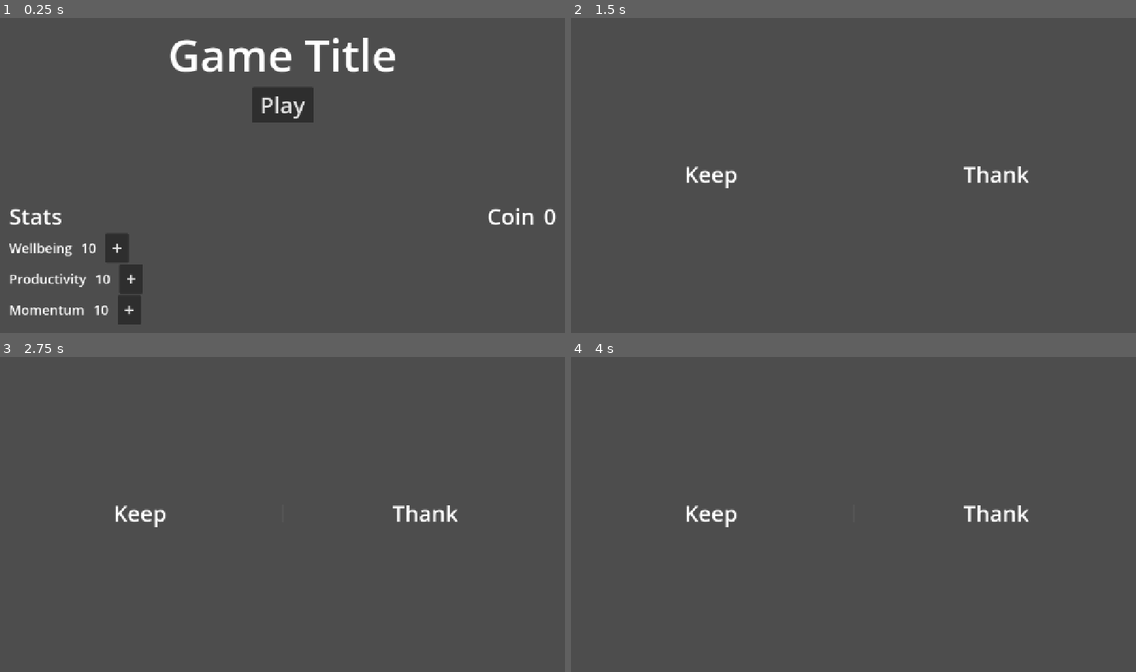
Above: before the commit, frames 1-4 (two rows, left to right).
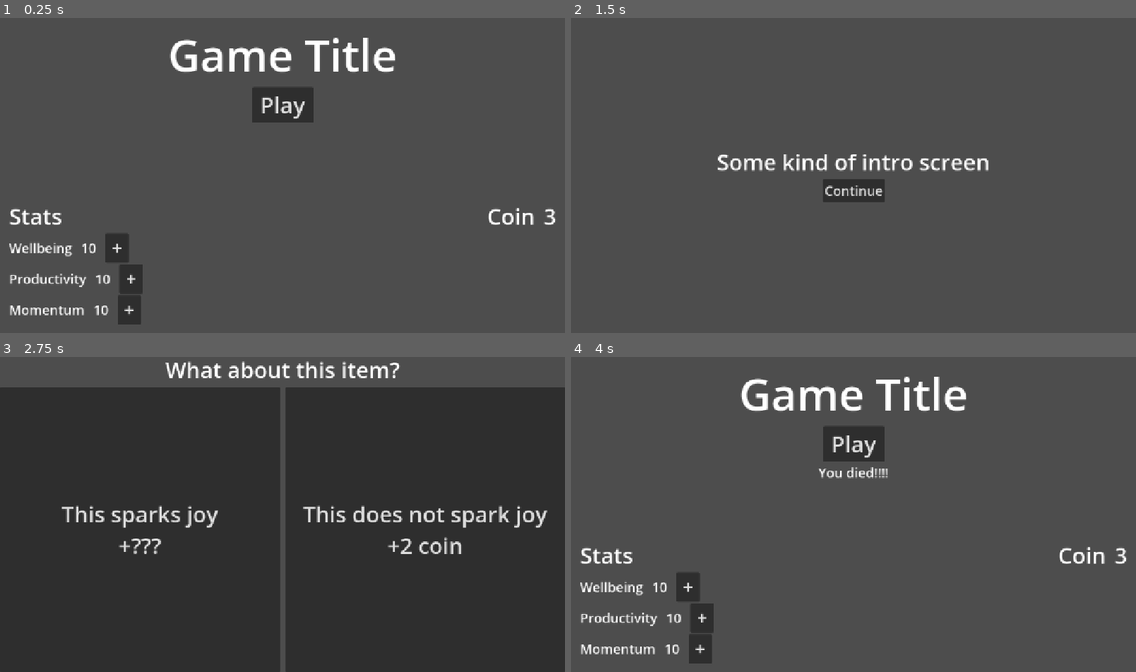
Above: after the commit, the same moments.

Repository: peabnuts123/2025-pb-and-jam
Game: Godot game, scene res://scenes/menu.tscn
The game is run twice, just before and just after one commit, with the same random seed, the same clock (stepped at 60 frames per second) and the same inputs. Before the commit the project starts from res://scenes/main.tscn.
Inputs (mouse positions are in pixels of both pictures, inside the frame that each line leads up to):
- Up to frame 1 (0.25 s): no input
- Up to frame 2 (1.5 s): click "+" at 0.5 s; click "Play" at 1.25 s
- Up to frame 3 (2.75 s): click (282, 530) at 2 s, where only the run after the commit has a clickable "Continue"
- Up to frame 4 (4 s): click (712, 530) at 2.75 s, where only the run after the commit has a clickable "This sparks joy +???"; click (853, 533) at 3.5 s, where only the run after the commit has a clickable "Die (debug)"

The runs differ from the first frame. In frame 1, less than 0.1% of the frame differs, in the area x 96-99%, y 60-66%; in frame 2, 2.3%; in frame 3, 90%, in the area x 0-100%, y 1-100%; in frame 4, 5.8%.

Commit message:
Actually figure out how Godot works. Remove redundant scenes and resources. Make basic demoable game workflow.

Diff:
--- a/data/save_data.gd
+++ b/data/save_data.gd
@@ -1,6 +1,16 @@
 extends Node
 
-@export var coin: float = 0;
+# NOTE: Use signal to allow UI elements to "react" to changes
+signal coin_changed
+var _coin: int = 3
+@export var coin: int :
+	get:
+		return _coin
+	set(value):
+		_coin = value
+		emit_signal('coin_changed')
+
+@export var game_over_message: String = "";
 
 # Universal stats i.e. the stats on the main menu
 @export var stat_base_productivity: int = 10;
--- a/project.godot
+++ b/project.godot
@@ -11,14 +11,19 @@
 [application]
 
 config/name="2025-pb-and-jam"
-run/main_scene="uid://2tmbe6yj1588"
+run/main_scene="uid://ch1arasjga7d5"
 config/features=PackedStringArray("4.4", "GL Compatibility")
 config/icon="res://icon.svg"
+
+[autoload]
+
+SaveData="*res://data/save_data.gd"
 
 [display]
 
 window/size/viewport_width=1280
 window/size/viewport_height=720
+window/size/mode=2
 window/stretch/mode="canvas_items"
 window/stretch/aspect="expand"
 
--- a/resources/text.tres
+++ /dev/null
@@ -1,4 +0,0 @@
-[gd_resource type="Theme" format=3 uid="uid://dv4mr2hyfhanw"]
-
-[resource]
-default_font_size = 30
--- a/scenes/gameplay.tscn
+++ /dev/null
@@ -1,14 +0,0 @@
-[gd_scene load_steps=2 format=3 uid="uid://pn0718o8e7g5"]
-
-[ext_resource type="PackedScene" uid="uid://bt1neao7v1xcj" path="res://scenes/gameplay/decision_screen.tscn" id="1_7biu0"]
-
-[node name="gameplay" type="Control"]
-layout_mode = 3
-anchors_preset = 15
-anchor_right = 1.0
-anchor_bottom = 1.0
-grow_horizontal = 2
-grow_vertical = 2
-
-[node name="decision-screen" parent="." instance=ExtResource("1_7biu0")]
-layout_mode = 1
--- a/scenes/gameplay/bullet_hell.tscn
+++ b/scenes/gameplay/bullet_hell.tscn
@@ -1,10 +1,45 @@
-[gd_scene load_steps=2 format=3 uid="uid://dlfx5ga1xldxk"]
+[gd_scene load_steps=4 format=3 uid="uid://dlfx5ga1xldxk"]
+
+[ext_resource type="Script" uid="uid://6tecvr0c0gn5" path="res://scripts/gameplay/bullet-hell/debug_timer.gd" id="1_3hdpf"]
+[ext_resource type="Script" uid="uid://boai62rv84x88" path="res://scripts/gameplay/bullet-hell/bullet_hell.gd" id="1_86dn8"]
 
 [sub_resource type="CapsuleShape2D" id="CapsuleShape2D_ey8vg"]
 
 [node name="BulletHell" type="Node2D"]
+script = ExtResource("1_86dn8")
 
 [node name="CharacterBody2D" type="CharacterBody2D" parent="."]
 
 [node name="CollisionShape2D" type="CollisionShape2D" parent="CharacterBody2D"]
 shape = SubResource("CapsuleShape2D_ey8vg")
+
+[node name="CanvasLayer" type="CanvasLayer" parent="."]
+
+[node name="VBoxContainer" type="VBoxContainer" parent="CanvasLayer"]
+anchors_preset = 15
+anchor_right = 1.0
+anchor_bottom = 1.0
+grow_horizontal = 2
+grow_vertical = 2
+alignment = 1
+
+[node name="debug_message" type="Label" parent="CanvasLayer/VBoxContainer"]
+layout_mode = 2
+theme_override_font_sizes/font_size = 30
+text = "A really sweet bullet hell is going on here"
+horizontal_alignment = 1
+
+[node name="debug_timer" type="Label" parent="CanvasLayer/VBoxContainer"]
+layout_mode = 2
+theme_override_font_sizes/font_size = 30
+text = "5"
+horizontal_alignment = 1
+script = ExtResource("1_3hdpf")
+
+[node name="KYS" type="Button" parent="CanvasLayer/VBoxContainer"]
+layout_mode = 2
+size_flags_horizontal = 4
+theme_override_font_sizes/font_size = 30
+text = "Die (debug)"
+
+[connection signal="pressed" from="CanvasLayer/VBoxContainer/KYS" to="." method="_on_kys_pressed"]
--- a/scenes/gameplay/decision_screen.tscn
+++ b/scenes/gameplay/decision_screen.tscn
@@ -1,33 +1,44 @@
-[gd_scene format=3 uid="uid://bt1neao7v1xcj"]
+[gd_scene load_steps=2 format=3 uid="uid://bt1neao7v1xcj"]
 
-[node name="decision-screen" type="Control"]
-layout_mode = 3
+[ext_resource type="Script" uid="uid://cemxu2rexsj0a" path="res://scripts/gameplay/decision_screen.gd" id="1_xr8nw"]
+
+[node name="decision-screen" type="Node2D"]
+script = ExtResource("1_xr8nw")
+
+[node name="CanvasLayer" type="CanvasLayer" parent="."]
+
+[node name="VBoxContainer" type="VBoxContainer" parent="CanvasLayer"]
 anchors_preset = 15
 anchor_right = 1.0
 anchor_bottom = 1.0
 grow_horizontal = 2
 grow_vertical = 2
+alignment = 1
 
-[node name="Container" type="HSplitContainer" parent="."]
-layout_mode = 1
-anchors_preset = 15
-anchor_right = 1.0
-anchor_bottom = 1.0
-grow_horizontal = 2
-grow_vertical = 2
+[node name="Title" type="Label" parent="CanvasLayer/VBoxContainer"]
+layout_mode = 2
+theme_override_font_sizes/font_size = 50
+text = "What about this item?"
+horizontal_alignment = 1
+
+[node name="HSplitContainer" type="HSplitContainer" parent="CanvasLayer/VBoxContainer"]
+layout_mode = 2
 size_flags_horizontal = 3
 size_flags_vertical = 3
 
-[node name="Keep" type="Label" parent="Container"]
+[node name="Keep" type="Button" parent="CanvasLayer/VBoxContainer/HSplitContainer"]
 layout_mode = 2
 size_flags_horizontal = 3
 theme_override_font_sizes/font_size = 50
-text = "Keep	"
-horizontal_alignment = 1
+text = "This sparks joy
++???"
 
-[node name="Thank" type="Label" parent="Container"]
+[node name="Discard" type="Button" parent="CanvasLayer/VBoxContainer/HSplitContainer"]
 layout_mode = 2
 size_flags_horizontal = 3
 theme_override_font_sizes/font_size = 50
-text = "Thank"
-horizontal_alignment = 1
+text = "This does not spark joy
++2 coin"
+
+[connection signal="pressed" from="CanvasLayer/VBoxContainer/HSplitContainer/Keep" to="." method="_on_keep_pressed"]
+[connection signal="pressed" from="CanvasLayer/VBoxContainer/HSplitContainer/Discard" to="." method="_on_discard_pressed"]
--- a/scenes/main.tscn
+++ /dev/null
@@ -1,19 +0,0 @@
-[gd_scene load_steps=3 format=3 uid="uid://2tmbe6yj1588"]
-
-[ext_resource type="PackedScene" uid="uid://ch1arasjga7d5" path="res://scenes/menu.tscn" id="1_o5qli"]
-[ext_resource type="Script" uid="uid://c26y8jmlbmtpl" path="res://data/save_data.gd" id="2_0wfyh"]
-
-[node name="Main" type="Control"]
-layout_mode = 3
-anchors_preset = 15
-anchor_right = 1.0
-anchor_bottom = 1.0
-grow_horizontal = 2
-grow_vertical = 2
-
-[node name="Main Menu" parent="." instance=ExtResource("1_o5qli")]
-layout_mode = 1
-
-[node name="SaveData" type="Node" parent="."]
-unique_name_in_owner = true
-script = ExtResource("2_0wfyh")
--- a/scenes/menu.tscn
+++ b/scenes/menu.tscn
@@ -1,21 +1,15 @@
-[gd_scene load_steps=3 format=3 uid="uid://ch1arasjga7d5"]
+[gd_scene load_steps=4 format=3 uid="uid://ch1arasjga7d5"]
 
 [ext_resource type="Script" uid="uid://cntvyyy03tkm0" path="res://scripts/menu/menu.gd" id="1_vjb58"]
-[ext_resource type="Theme" uid="uid://dv4mr2hyfhanw" path="res://resources/text.tres" id="1_yqeox"]
+[ext_resource type="Script" uid="uid://4n6l4v3v7a6e" path="res://scripts/menu/game_over_message.gd" id="2_vjb58"]
+[ext_resource type="Script" uid="uid://csr31pjway5n4" path="res://scripts/menu/coin_display.gd" id="3_con2f"]
 
-[node name="Main Menu" type="Control"]
-layout_mode = 3
-anchors_preset = 15
-anchor_right = 1.0
-anchor_bottom = 1.0
-grow_horizontal = 2
-grow_vertical = 2
-size_flags_horizontal = 3
-size_flags_vertical = 3
+[node name="Main Menu" type="Node2D"]
 script = ExtResource("1_vjb58")
 
-[node name="Container" type="VBoxContainer" parent="."]
-layout_mode = 1
+[node name="CanvasLayer" type="CanvasLayer" parent="."]
+
+[node name="Container" type="VBoxContainer" parent="CanvasLayer"]
 anchors_preset = 15
 anchor_right = 1.0
 anchor_bottom = 1.0
@@ -26,107 +20,113 @@
 grow_horizontal = 2
 grow_vertical = 2
 
-[node name="Title" type="Label" parent="Container"]
+[node name="Title" type="Label" parent="CanvasLayer/Container"]
 layout_mode = 2
 size_flags_horizontal = 4
-theme = ExtResource("1_yqeox")
 theme_override_font_sizes/font_size = 100
 text = "Game Title"
 horizontal_alignment = 1
 
-[node name="Play button" type="Button" parent="Container"]
+[node name="Play button" type="Button" parent="CanvasLayer/Container"]
 layout_mode = 2
 size_flags_horizontal = 4
 size_flags_vertical = 4
-theme = ExtResource("1_yqeox")
 theme_override_font_sizes/font_size = 51
 text = " Play "
 
-[node name="Spacer" type="Control" parent="Container"]
+[node name="Label" type="Label" parent="CanvasLayer/Container"]
+layout_mode = 2
+theme_override_font_sizes/font_size = 30
+text = "You died you suck so much!!!!"
+horizontal_alignment = 1
+script = ExtResource("2_vjb58")
+
+[node name="Spacer" type="Control" parent="CanvasLayer/Container"]
 layout_mode = 2
 size_flags_vertical = 3
 
-[node name="Stats" type="VBoxContainer" parent="Container"]
+[node name="Stats" type="VBoxContainer" parent="CanvasLayer/Container"]
 layout_mode = 2
 
-[node name="HBoxContainer" type="HBoxContainer" parent="Container/Stats"]
+[node name="HBoxContainer" type="HBoxContainer" parent="CanvasLayer/Container/Stats"]
 layout_mode = 2
 
-[node name="Title" type="Label" parent="Container/Stats/HBoxContainer"]
+[node name="Title" type="Label" parent="CanvasLayer/Container/Stats/HBoxContainer"]
 layout_mode = 2
 size_flags_horizontal = 3
 theme_override_font_sizes/font_size = 50
 text = "Stats"
 
-[node name="HBoxContainer" type="HBoxContainer" parent="Container/Stats/HBoxContainer"]
+[node name="HBoxContainer" type="HBoxContainer" parent="CanvasLayer/Container/Stats/HBoxContainer"]
 layout_mode = 2
 theme_override_constants/separation = 20
 
-[node name="Gold" type="Label" parent="Container/Stats/HBoxContainer/HBoxContainer"]
+[node name="Coin" type="Label" parent="CanvasLayer/Container/Stats/HBoxContainer/HBoxContainer"]
 layout_mode = 2
 theme_override_font_sizes/font_size = 50
 text = "Coin"
 
-[node name="Value" type="Label" parent="Container/Stats/HBoxContainer/HBoxContainer"]
+[node name="Value" type="Label" parent="CanvasLayer/Container/Stats/HBoxContainer/HBoxContainer"]
 layout_mode = 2
 theme_override_font_sizes/font_size = 50
 text = "0"
+script = ExtResource("3_con2f")
 
-[node name="Wellbeing" type="HBoxContainer" parent="Container/Stats"]
+[node name="Wellbeing" type="HBoxContainer" parent="CanvasLayer/Container/Stats"]
 layout_mode = 2
 theme_override_constants/separation = 20
 
-[node name="Label" type="Label" parent="Container/Stats/Wellbeing"]
+[node name="Label" type="Label" parent="CanvasLayer/Container/Stats/Wellbeing"]
 layout_mode = 2
 theme_override_font_sizes/font_size = 30
 text = "Wellbeing"
 
-[node name="Value" type="Label" parent="Container/Stats/Wellbeing"]
+[node name="Value" type="Label" parent="CanvasLayer/Container/Stats/Wellbeing"]
 layout_mode = 2
 theme_override_font_sizes/font_size = 30
 text = "10"
 
-[node name="Button" type="Button" parent="Container/Stats/Wellbeing"]
+[node name="Button" type="Button" parent="CanvasLayer/Container/Stats/Wellbeing"]
 layout_mode = 2
 theme_override_font_sizes/font_size = 41
 text = " + "
 
-[node name="Productivity" type="HBoxContainer" parent="Container/Stats"]
+[node name="Productivity" type="HBoxContainer" parent="CanvasLayer/Container/Stats"]
 layout_mode = 2
 theme_override_constants/separation = 20
 
-[node name="Label" type="Label" parent="Container/Stats/Productivity"]
+[node name="Label" type="Label" parent="CanvasLayer/Container/Stats/Productivity"]
 layout_mode = 2
 theme_override_font_sizes/font_size = 30
 text = "Productivity"
 
-[node name="Value" type="Label" parent="Container/Stats/Productivity"]
+[node name="Value" type="Label" parent="CanvasLayer/Container/Stats/Productivity"]
 layout_mode = 2
 theme_override_font_sizes/font_size = 30
 text = "10"
 
-[node name="Button" type="Button" parent="Container/Stats/Productivity"]
+[node name="Button" type="Button" parent="CanvasLayer/Container/Stats/Productivity"]
 layout_mode = 2
 theme_override_font_sizes/font_size = 41
 text = " + "
 
-[node name="Momentum" type="HBoxContainer" parent="Container/Stats"]
+[node name="Momentum" type="HBoxContainer" parent="CanvasLayer/Container/Stats"]
 layout_mode = 2
 theme_override_constants/separation = 20
 
-[node name="Label" type="Label" parent="Container/Stats/Momentum"]
+[node name="Label" type="Label" parent="CanvasLayer/Container/Stats/Momentum"]
 layout_mode = 2
 theme_override_font_sizes/font_size = 30
 text = "Momentum"
 
-[node name="Value" type="Label" parent="Container/Stats/Momentum"]
+[node name="Value" type="Label" parent="CanvasLayer/Container/Stats/Momentum"]
 layout_mode = 2
 theme_override_font_sizes/font_size = 30
 text = "10"
 
-[node name="Button" type="Button" parent="Container/Stats/Momentum"]
+[node name="Button" type="Button" parent="CanvasLayer/Container/Stats/Momentum"]
 layout_mode = 2
 theme_override_font_sizes/font_size = 41
 text = " + "
 
-[connection signal="pressed" from="Container/Play button" to="." method="_on_play_pressed"]
+[connection signal="pressed" from="CanvasLayer/Container/Play button" to="." method="_on_play_pressed"]
--- /dev/null
+++ b/scenes/run_intro.tscn
@@ -0,0 +1,31 @@
+[gd_scene load_steps=2 format=3 uid="uid://bb8gpbgfqof8e"]
+
+[ext_resource type="Script" uid="uid://dtjvqx1so36un" path="res://scripts/run_intro.gd" id="1_ugg0d"]
+
+[node name="RunIntro" type="Node2D"]
+script = ExtResource("1_ugg0d")
+
+[node name="CanvasLayer" type="CanvasLayer" parent="."]
+
+[node name="VBoxContainer" type="VBoxContainer" parent="CanvasLayer"]
+anchors_preset = 15
+anchor_right = 1.0
+anchor_bottom = 1.0
+grow_horizontal = 2
+grow_vertical = 2
+alignment = 1
+
+[node name="Text" type="Label" parent="CanvasLayer/VBoxContainer"]
+layout_mode = 2
+size_flags_horizontal = 4
+theme_override_font_sizes/font_size = 50
+text = "Some kind of intro screen"
+
+[node name="Continue" type="Button" parent="CanvasLayer/VBoxContainer"]
+layout_mode = 2
+size_flags_horizontal = 4
+size_flags_vertical = 4
+theme_override_font_sizes/font_size = 30
+text = "Continue"
+
+[connection signal="pressed" from="CanvasLayer/VBoxContainer/Continue" to="." method="_on_continue_pressed"]
--- /dev/null
+++ b/scripts/gameplay/bullet-hell/bullet_hell.gd
@@ -0,0 +1,6 @@
+extends Node2D
+
+# NOTE: Debug
+func _on_kys_pressed():
+	SaveData.game_over_message = "You died!!!!"
+	get_tree().change_scene_to_file("res://scenes/menu.tscn")
--- /dev/null
+++ b/scripts/gameplay/bullet-hell/debug_timer.gd
@@ -0,0 +1,7 @@
+extends Label
+
+func _ready():
+	for i in range(5,0,-1):
+		self.text = str(i)
+		await get_tree().create_timer(1.0).timeout
+	get_tree().change_scene_to_file("res://scenes/gameplay/decision_screen.tscn")
--- /dev/null
+++ b/scripts/gameplay/decision_screen.gd
@@ -0,0 +1,12 @@
+extends Node2D
+
+
+func _on_keep_pressed():
+	print("@TODO keep item")
+	get_tree().change_scene_to_file("res://scenes/gameplay/bullet_hell.tscn")
+
+
+func _on_discard_pressed():
+	print("@TODO keep item")
+	SaveData.coin += 2;
+	get_tree().change_scene_to_file("res://scenes/gameplay/bullet_hell.tscn")
--- /dev/null
+++ b/scripts/menu/coin_display.gd
@@ -0,0 +1,8 @@
+extends Label
+
+func _ready():
+	SaveData.connect('coin_changed', _rebind_coin_text)
+	_rebind_coin_text()
+
+func _rebind_coin_text():
+	self.text = str(SaveData.coin)
--- /dev/null
+++ b/scripts/menu/game_over_message.gd
@@ -0,0 +1,5 @@
+extends Label
+
+func _ready():
+	self.text = SaveData.game_over_message;
+	SaveData.game_over_message = "";
--- a/scripts/menu/menu.gd
+++ b/scripts/menu/menu.gd
@@ -1,4 +1,4 @@
-extends Control
+extends Node2D
 
 func _on_play_pressed():
-	get_tree().change_scene_to_file("res://scenes/gameplay.tscn")
+	get_tree().change_scene_to_file("res://scenes/run_intro.tscn")
--- /dev/null
+++ b/scripts/run_intro.gd
@@ -0,0 +1,5 @@
+extends Node2D
+
+
+func _on_continue_pressed():
+	get_tree().change_scene_to_file("res://scenes/gameplay/decision_screen.tscn")
Not shown, added: scripts/gameplay/bullet-hell/bullet_hell.gd.uid
Not shown, added: scripts/gameplay/bullet-hell/debug_timer.gd.uid
Not shown, added: scripts/gameplay/decision_screen.gd.uid
Not shown, added: scripts/menu/coin_display.gd.uid
Not shown, added: scripts/menu/game_over_message.gd.uid
Not shown, added: scripts/run_intro.gd.uid
